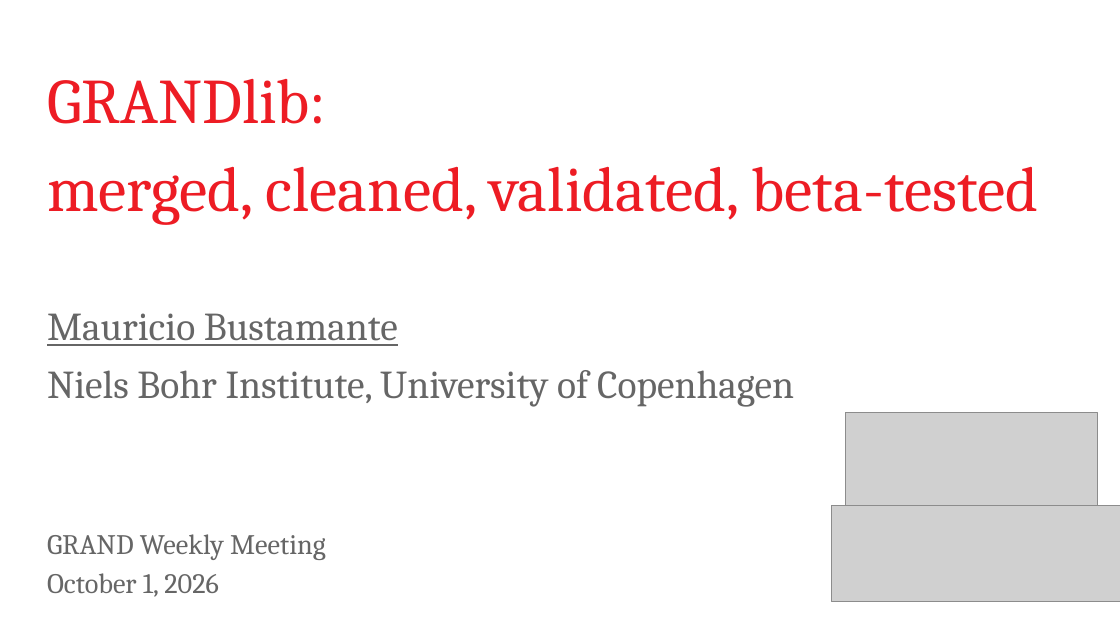
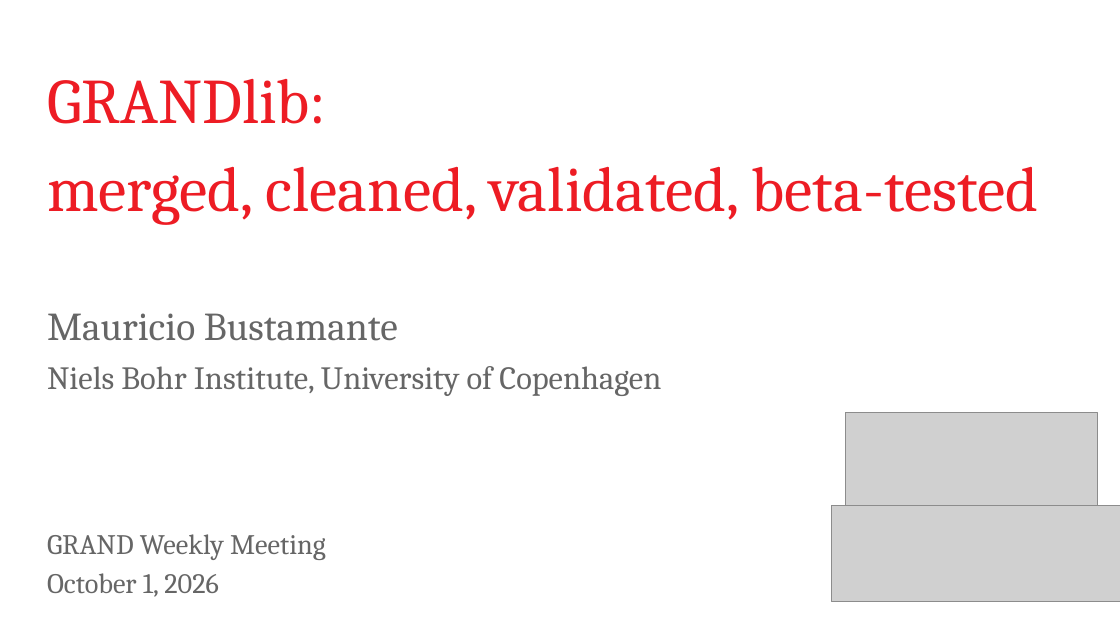
Before and after one commit to grand-mother/grand, a slide deck: slide 1 of resources/dev/dev-next/presentations/2026-10-01-GRAND_Weekly_Meeting/2026-10-01-Bustamante-GRAND_Weekly_Meeting.odp. Drawn at 1120x630 pixels with LibreOffice and Linux fonts; fonts in the diff are those of the drawing; grey boxes stand for pictures; background and template pictures are left out. Boxes give left, top, right and bottom in pixels: in the first picture for what was removed or moved away, otherwise in the second. Text is boxed around its words. In the diff, an @@ line names an element or a change of style, - is before the commit and + after.

```diff
--- a/resources/dev/dev-next/presentations/2026-10-01-GRAND_Weekly_Meeting/2026-10-01-Bustamante-GRAND_Weekly_Meeting.odp
+++ b/resources/dev/dev-next/presentations/2026-10-01-GRAND_Weekly_Meeting/2026-10-01-Bustamante-GRAND_Weekly_Meeting.odp
@@ text "Mauricio Bustamante" at (47,313,398,341): underline off @@
@@ text "Niels Bohr Institute, University of ..." at (47,366,661,396): size 28 to 23 pt @@
```
Also in this commit, not shown: 6 other slides changed, 9 slides added, 4 slides removed, 9 other files.
